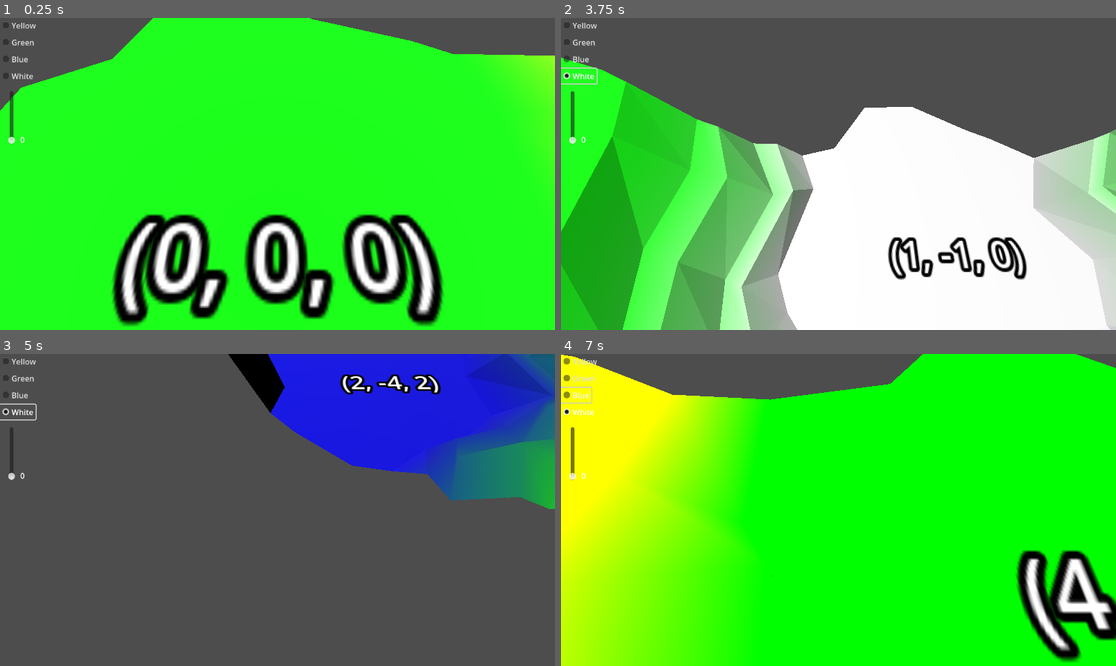
Above: before the commit, frames 1-4 (two rows, left to right).
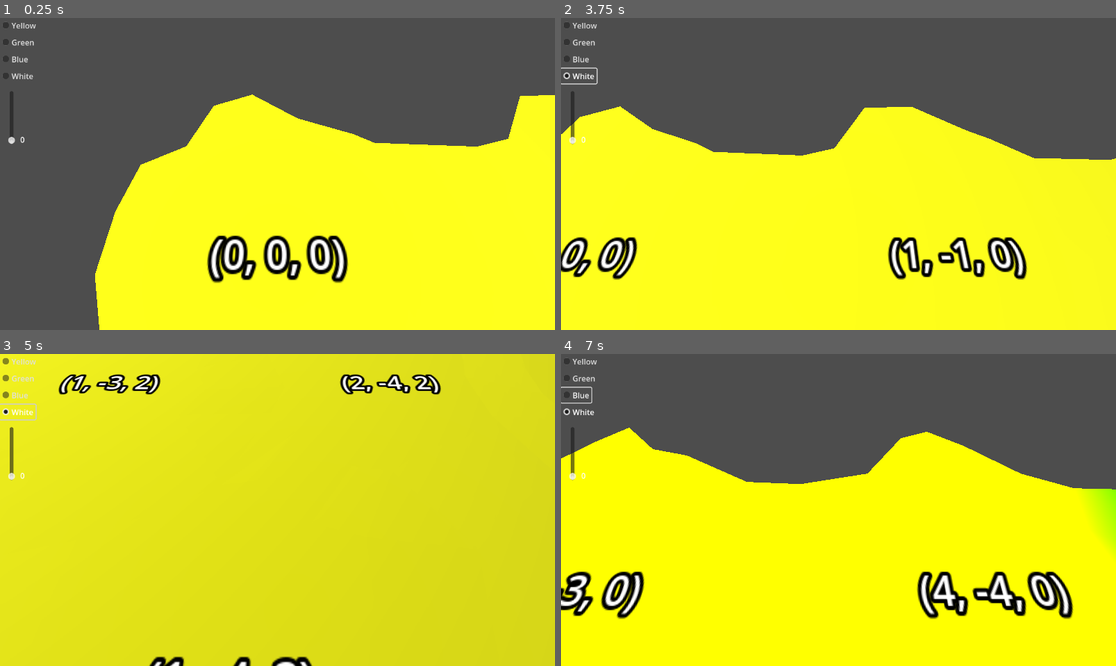
Above: after the commit, the same moments.

Repository: davepruitt/hex_map_godot
Game: Godot game, scene res://main.tscn
Same seed, same stepped clock (60 frames per second), same inputs: the game is played once before the commit and once after it.
Inputs (mouse positions are in pixels of both pictures, inside the frame that each line leads up to):
- Up to frame 1 (0.25 s): no input
- Up to frame 2 (3.75 s): click "Yellow" at 0.5 s; click "Green" at 1.25 s; click "Blue" at 2 s; click "White" at 2.75 s; tap Enter at 3.5 s; move the mouse to (960, 158) at 3.52 s; hold Right (ui_right) from 3.53 s (still down); tap Z at 3.6 s; click (960, 158) at 3.67 s
- Up to frame 3 (5 s): move the mouse to (166, 525) at 4.27 s; release Right (ui_right) at 4.28 s; hold Down (ui_down) from 4.28 s (still down); tap X at 4.35 s; click (166, 525) at 4.42 s
- Up to frame 4 (7 s): move the mouse to (894, 441) at 5.02 s; release Down (ui_down) at 5.03 s; hold Right (ui_right) 5.03-5.78 s; tap P at 5.1 s; click (894, 441) at 5.17 s; move the mouse to (810, 572) at 5.77 s; hold Up (ui_up) 5.78-6.53 s; tap Z at 5.85 s; click (810, 572) at 5.92 s; move the mouse to (1005, 556) at 6.52 s; hold Left (ui_left) from 6.53 s (still down); tap X at 6.6 s; click (1005, 556) at 6.67 s

The runs differ from the first frame. In frame 1, 92% of the frame differs, in the area x 0-100%, y 0-100%; in frame 2, 65%; in frame 3, 99%; in frame 4, 90%.
Error after the commit: Invalid assignment of property or key 'hex_color' with value of type 'Color' on a base object of type 'Nil'. (res://main.gd:109)

Commit message:
Working on implementing hex grid chunks

Diff:
--- a/hex_project_godot/hex_grid.gd
+++ b/hex_project_godot/hex_grid.gd
@@ -4,10 +4,10 @@
 #region Exported variables
 
 ## This is the number of chunks in the x-direction of the hex grid
-@export var chunk_count_x: int = 4
+@export var chunk_count_x: int = 2
 
 ## This is the number of chunks in the y-direction of the hex grid
-@export var chunk_count_z: int = 3
+@export var chunk_count_z: int = 2
 
 ## This is the scene that will be used for each hex cell in the grid
 @export var hex_cell_prefab: PackedScene
@@ -22,14 +22,15 @@
 
 #region Private variables
 
-## This is a list that contains each HexCell object in the grid
+## A list of HexGridChunk objects that form the hex grid
+var _hex_grid_chunks: Array[HexGridChunk] = []
+
+## A list of all HexCell objects in the hex grid
 var _hex_cells: Array[HexCell] = []
 
 var _hex_colors : Array[Color] = [Color.YELLOW, Color.GREEN, Color.BLUE, Color.WHITE]
 
 var _rng = RandomNumberGenerator.new()
-
-var _hex_mesh: HexMesh = HexMesh.new()
 
 var _cell_count_x: int = 0
 
@@ -44,9 +45,6 @@
 	#Set the seed of the random number generator
 	_rng.set_seed(1)
 
-	#Create an empty list of hex cells
-	var hex_cells = []
-
 	#Initialize the Perlin noise
 	HexMetrics.initialize_noise_generator()
 
@@ -54,7 +52,11 @@
 	_cell_count_x = chunk_count_x * HexMetrics.CHUNK_SIZE_X
 	_cell_count_z = chunk_count_z * HexMetrics.CHUNK_SIZE_Z
 
+	_create_chunks()
 	_create_cells()
+
+	for i in range(0, len(_hex_grid_chunks)):
+		_hex_grid_chunks[i].refresh(hex_shader_material)
 
 
 # Called every frame. 'delta' is the elapsed time since the previous frame.
@@ -76,19 +78,37 @@
 	var index = coordinates.X + coordinates.Z * _cell_count_x + coordinates.Z / 2.0
 
 	#Get the selected hex cell object
-	var cell = _hex_cells[index] as HexCell
+	#var cell = _hex_cells[index] as HexCell
+	var cell: HexCell = null
 
 	#Return the cell
 	return cell
 
-func refresh () -> void:
-	_hex_mesh.triangulate_cells(_hex_cells, hex_shader_material)
 
 #endregion
 
 #region Private methods
 
+func _create_chunks () -> void:
+	#Clear the hex grid chunks array
+	_hex_grid_chunks = []
+
+	#Iterate over each chunk
+	for z in range(0, chunk_count_z):
+		for x in range(0, chunk_count_x):
+			#Instantiate this chunk
+			var chunk: HexGridChunk = HexGridChunk.new()
+
+			#Add it to the list of chunks
+			_hex_grid_chunks.append(chunk)
+
+			#Add this chunk as a child of the hex grid
+			add_child(chunk)
+
 func _create_cells () -> void:
+	#Clear the list of hex cells
+	_hex_cells = []
+
 	#Iterate over the height and width of the hex grid
 	var i = 0
 	for z in range(0, _cell_count_z):
@@ -99,25 +119,16 @@
 			#Increment i
 			i += 1
 
-	#Add the hex mesh as a child of this node
-	add_child(_hex_mesh)
-
-	#Refresh the hex mesh
-	refresh()
-
 func _create_cell(z: int, x: int, i: int) -> void:
 	#Create a Vector3 to store the new hex's position
-	var hex_position = Vector3(
+	var hex_position: Vector3 = Vector3(
 		(x + z * 0.5 - (z / 2)) * (HexMetrics.INNER_RADIUS * 2.0),
 		0.0,
 		z * (HexMetrics.OUTER_RADIUS * 1.5)
 	)
 
 	#Instantiate a hex cell object
-	var hex_cell = hex_cell_prefab.instantiate() as HexCell
-
-	#Add this hex cell as a child of the scene
-	add_child(hex_cell)
+	var hex_cell: HexCell = hex_cell_prefab.instantiate() as HexCell
 
 	#Set the west neighbor of the hex cell
 	if (x > 0):
@@ -148,18 +159,18 @@
 	hex_cell.position = hex_position
 
 	#Set the color of the hex cell
-	var idx = _rng.randi_range(0, 3)
-	hex_cell.hex_color = _hex_colors[idx]
-	#hex_cell.hex_color = default_hex_color
+	#var idx = _rng.randi_range(0, 3)
+	#hex_cell.hex_color = _hex_colors[idx]
+	hex_cell.hex_color = default_hex_color
 
 	#Set the initial elevation of the hex cell
-	#hex_cell.elevation = 0
-	if (hex_cell.hex_color == Color.BLUE):
-		hex_cell.elevation = 0
-	elif (hex_cell.hex_color == Color.WHITE):
-		hex_cell.elevation = 2
-	else:
-		hex_cell.elevation = 1
+	hex_cell.elevation = 0
+	#if (hex_cell.hex_color == Color.BLUE):
+		#hex_cell.elevation = 0
+	#elif (hex_cell.hex_color == Color.WHITE):
+		#hex_cell.elevation = 2
+	#else:
+		#hex_cell.elevation = 1
 
 	#Set the coordinates of the hex cell within the grid
 	hex_cell.hex_coordinates = HexCoordinates.FromOffsetCoordinates(x, z)
@@ -167,8 +178,31 @@
 	#Set the coordinates/position label on the hex cell
 	hex_cell.position_label.text = str(hex_cell.hex_coordinates)
 
-	#Add this hex cell to the list of hex cells in the grid
+	#Add the cell to the array of cells
 	_hex_cells.append(hex_cell)
 
-
-#endregion
+	#Add the cell to the chunk
+	_add_cell_to_chunk(x, z, hex_cell)
+
+func _add_cell_to_chunk (x: int, z: int, cell: HexCell) -> void:
+	var chunk_x: int = x / HexMetrics.CHUNK_SIZE_X
+	var chunk_z: int = z / HexMetrics.CHUNK_SIZE_Z
+
+	var chunk_index: int = chunk_x + chunk_z * chunk_count_x
+	var chunk: HexGridChunk = _hex_grid_chunks[chunk_index]
+
+	if (chunk_index == 0):
+		cell.hex_color = Color.YELLOW
+	elif (chunk_index == 1):
+		cell.hex_color = Color.GREEN
+	elif (chunk_index == 2):
+		cell.hex_color = Color.BLUE
+	elif (chunk_index == 3):
+		cell.hex_color = Color.WHITE
+
+	var local_x: int = x - chunk_x * HexMetrics.CHUNK_SIZE_X
+	var local_z: int = z - chunk_z * HexMetrics.CHUNK_SIZE_Z
+
+	chunk.add_cell(local_x + local_z * HexMetrics.CHUNK_SIZE_X, cell)
+
+#endregion
--- /dev/null
+++ b/hex_project_godot/hex_grid_chunk.gd
@@ -0,0 +1,35 @@
+class_name HexGridChunk
+extends Node3D
+
+#region Private data members
+
+## This is a list that contains each HexCell object in the grid
+var _hex_cells: Array[HexCell] = []
+
+var _hex_mesh: HexMesh = HexMesh.new()
+
+#endregion
+
+#region Method overrides
+
+# Called when the node enters the scene tree for the first time.
+func _ready() -> void:
+	add_child(_hex_mesh)
+
+
+# Called every frame. 'delta' is the elapsed time since the previous frame.
+func _process(delta: float) -> void:
+	pass
+
+#endregion
+
+#region Public methods
+
+func add_cell (index: int, cell: HexCell) -> void:
+	_hex_cells.append(cell)
+	add_child(cell)
+
+func refresh (hex_shader_material: ShaderMaterial) -> void:
+	_hex_mesh.triangulate_cells(_hex_cells, hex_shader_material)
+
+#endregion
